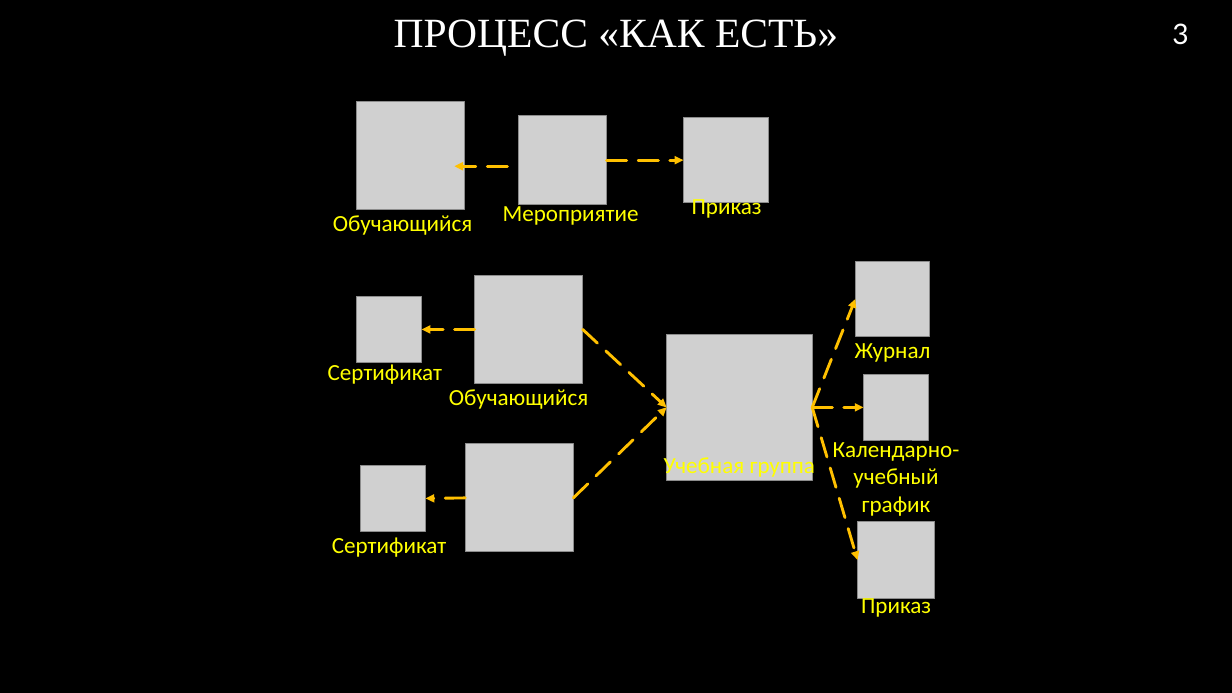
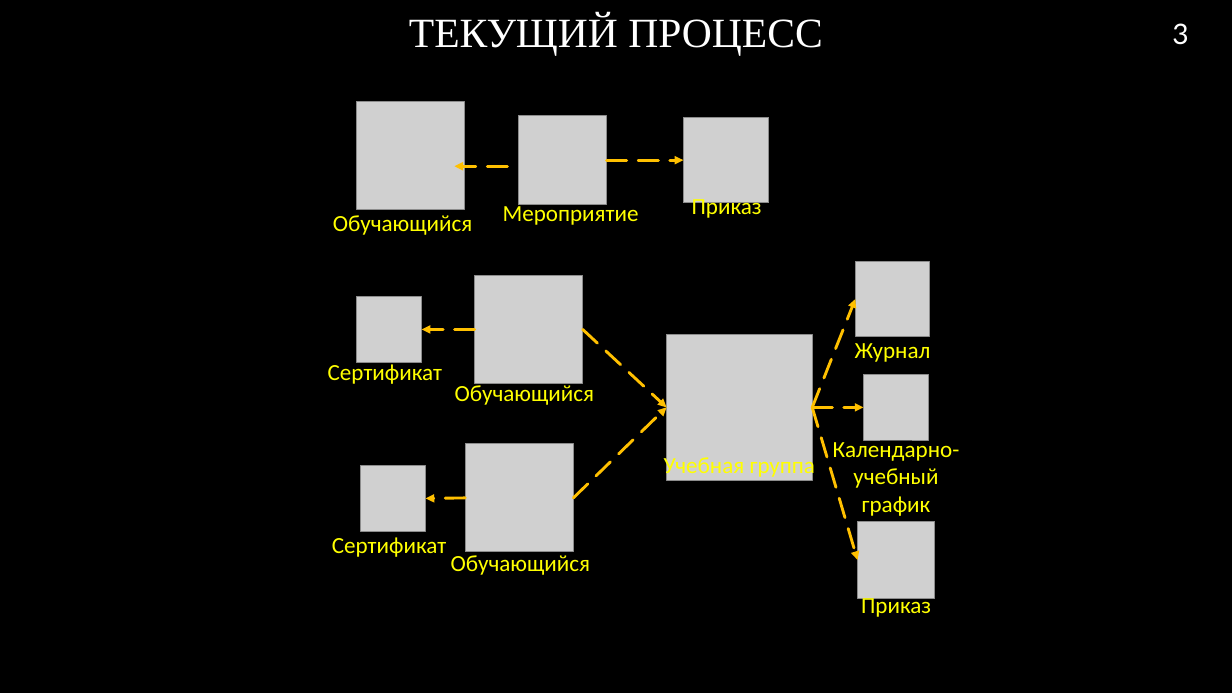
Before and after one commit to RAdKuzur/ASTU, a slide deck: slide 3 of Дипломная работа/Консультации Хоменко/Презентация v6.0.pptx. Drawn at 1232x693 pixels with LibreOffice and Linux fonts; fonts in the diff are those of the drawing; grey boxes stand for pictures; background and template pictures are left out. Boxes give left, top, right and bottom in pixels: in the first picture for what was removed or moved away, otherwise in the second. Text is boxed around its words. In the diff, an @@ line names an element or a change of style, - is before the commit and + after.

Commit message:
fix

```diff
--- a/Дипломная работа/Консультации Хоменко/Презентация v6.0.pptx
+++ b/Дипломная работа/Консультации Хоменко/Презентация v6.0.pptx
@@ title at (409, 15, 822, 56): text changed @@
-ПРОЦЕСС «КАК ЕСТЬ»
+ТЕКУЩИЙ ПРОЦЕСС
@@ text "Обучающийся" rewrapped from (449, 389, 588, 409) to (455, 381, 594, 405) @@
@@ text added at (451, 551, 590, 575), 18 pt, text #FFFF00 @@
+Обучающийся
```
Also in this commit, not shown: 1 other slide changed.
